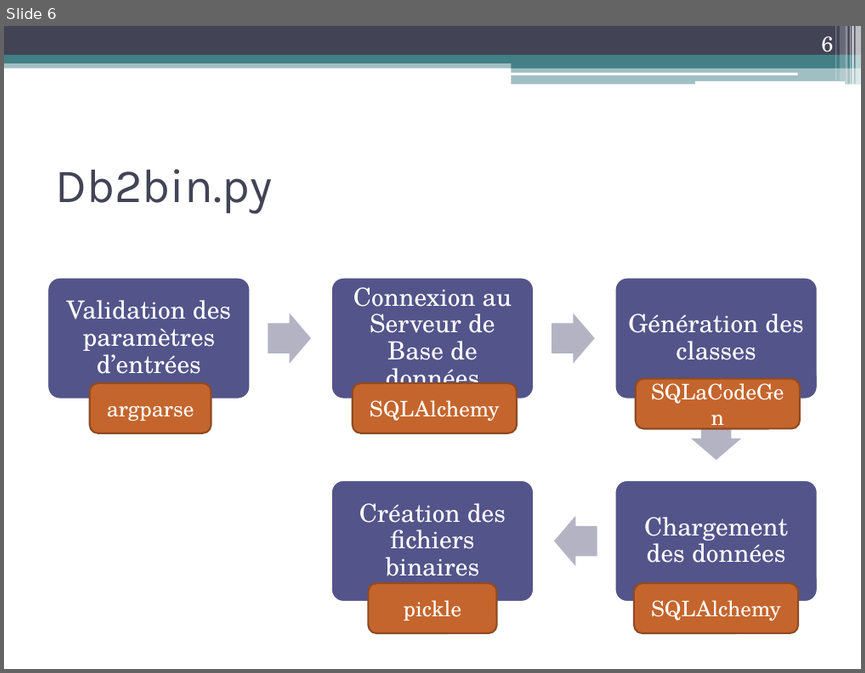
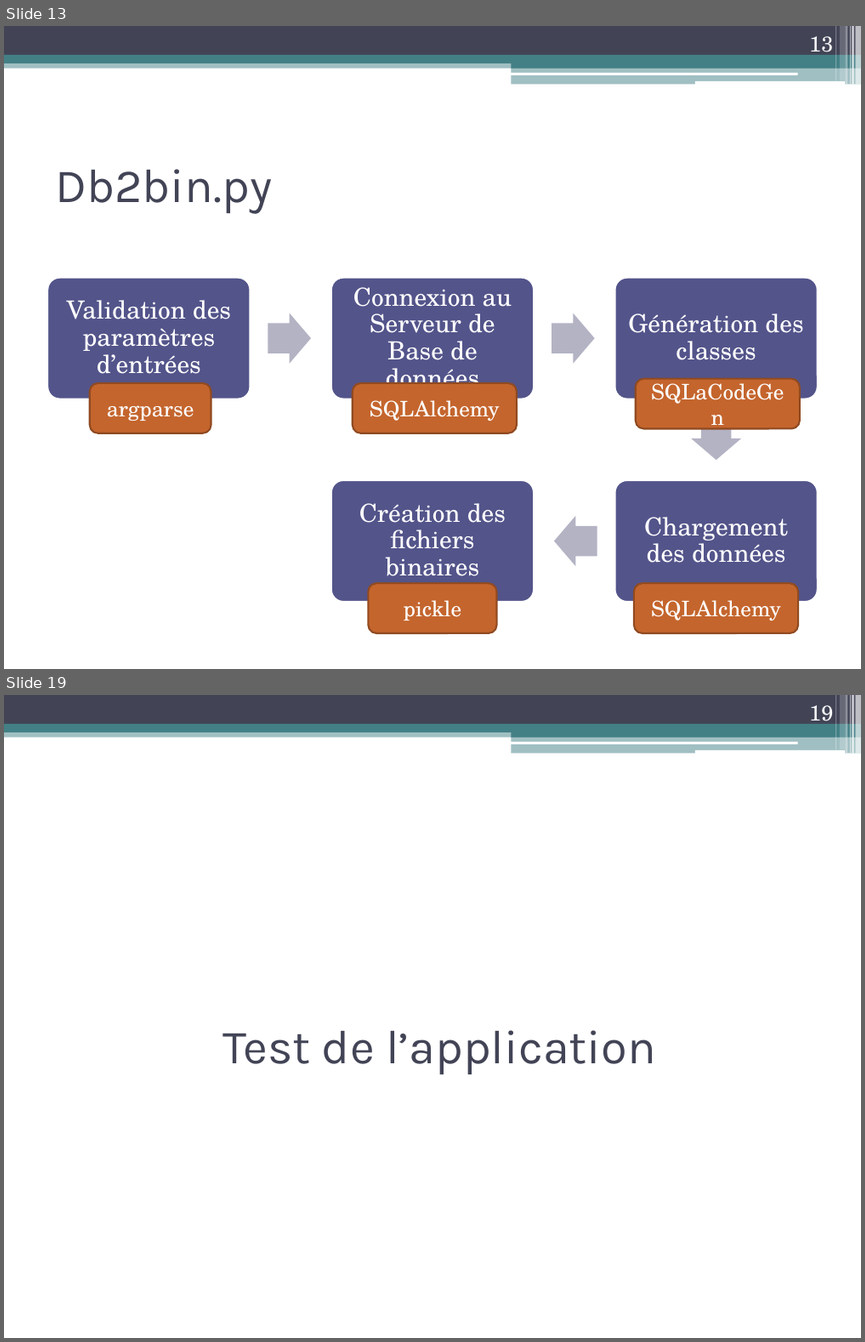
Before and after one commit to anunnakian/db2file, a slide deck: docs/dataMigrator.pptx. Shown one above the other, each under a label of ours: slide 6 before the commit, slides 13 and 19 after it; the slides between them are not shown. The pictures are 865x673 and 865x1342 pixels, drawn with LibreOffice and Linux fonts; fonts in the diff are those of the drawing. Boxes give left, top, right and bottom in pixels: in the first picture for what was removed or moved away, otherwise in the second. Text is boxed around its words. In the diff, an @@ line names an element or a change of style, - is before the commit and + after.

```diff
--- a/docs/dataMigrator.pptx
+++ b/docs/dataMigrator.pptx
@@ slide 19 added at (4,695,861,1338), background #FFFFFF; not listed: 13 template elements that a slide beside it also shows @@
@@ page number added at (809,705,833,727), 18 pt, text #FFFFFF @@
+19
@@ title added at (223,1030,656,1074), 40 pt, text #424456 @@
+Test de l’application
@@ what was slide 6 is now slide 13 @@
@@ page number at (809,36,833,58): text changed @@
-6
+13
```
Also in this commit, not shown: 4 slides changed, 13 other slides added, 2 slides removed.
